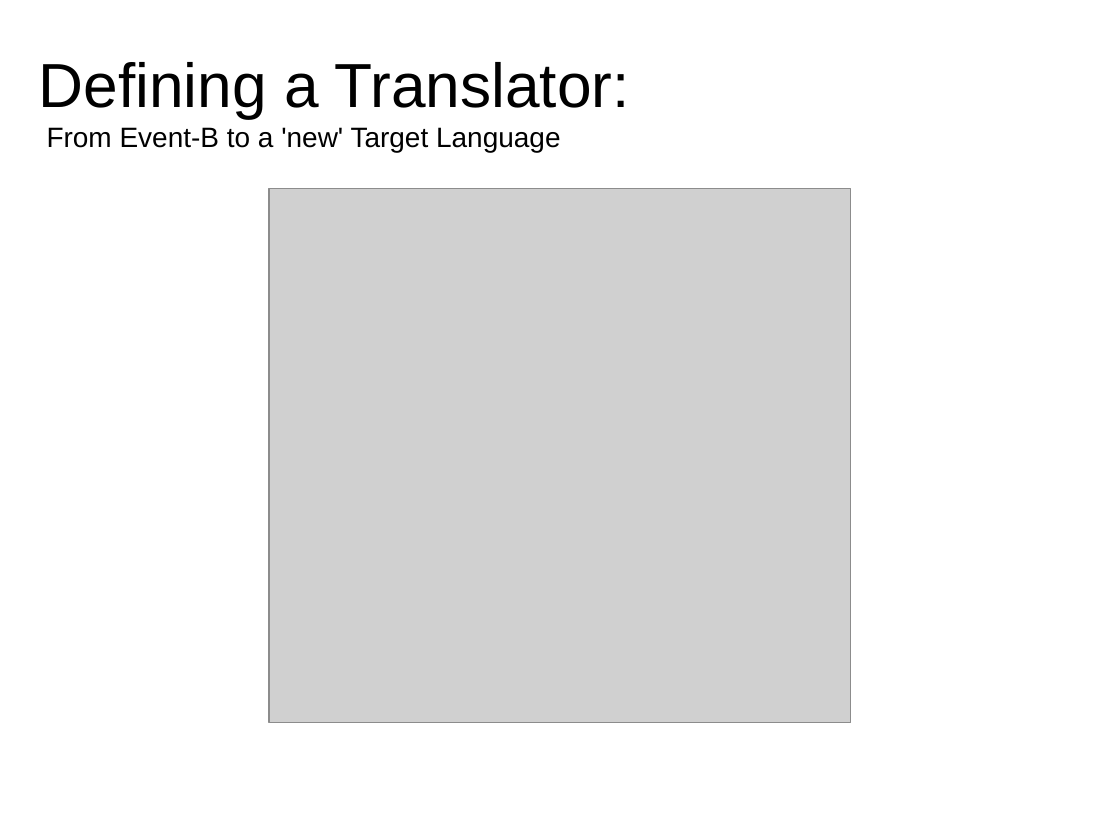
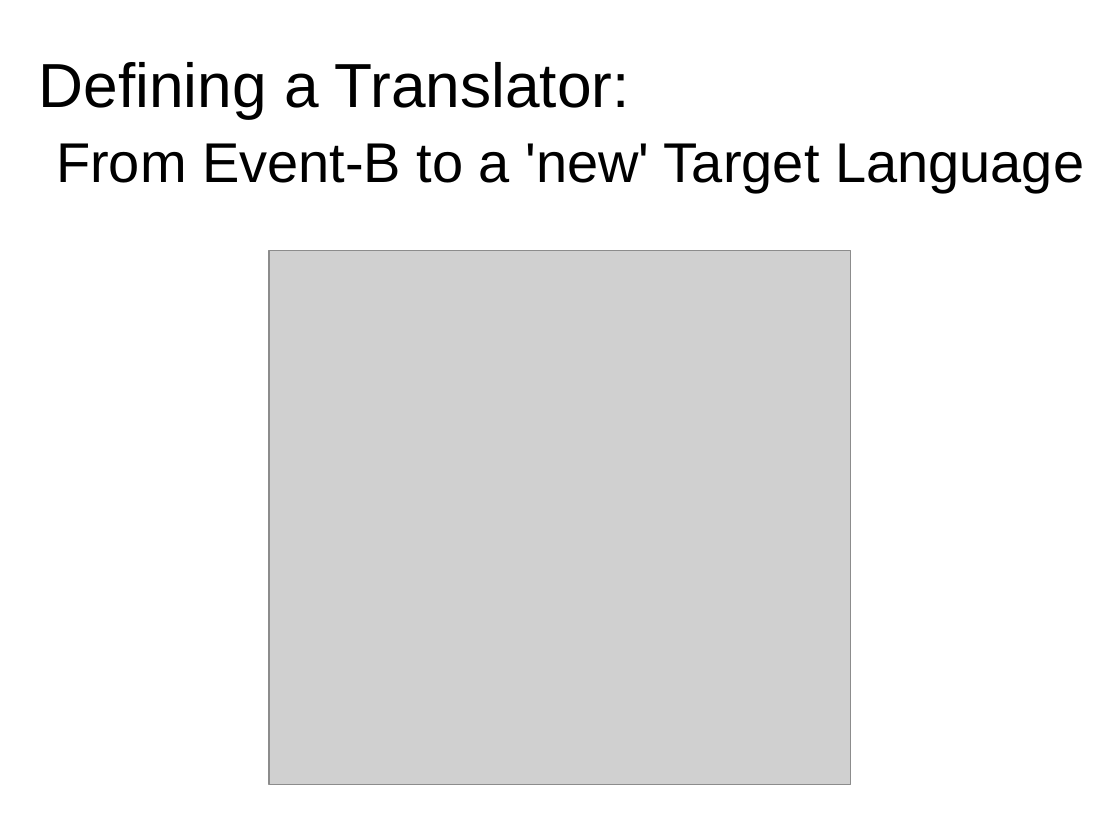
Before and after one commit to weetmuts/rodin-b-sharp-iUML_B_Utils, a slide deck: slide 23 of work/store/comp3011/AndysCourseMaterials/Mar2014/ProgrammingForSCSSession2.pptx. Drawn at 1120x840 pixels with LibreOffice and Linux fonts; fonts in the diff are those of the drawing; grey boxes stand for pictures; background and template pictures are left out. Boxes give left, top, right and bottom in pixels: in the first picture for what was removed or moved away, otherwise in the second. Text is boxed around its words. In the diff, an @@ line names an element or a change of style, - is before the commit and + after.

```diff
--- a/work/store/comp3011/AndysCourseMaterials/Mar2014/ProgrammingForSCSSession2.pptx
+++ b/work/store/comp3011/AndysCourseMaterials/Mar2014/ProgrammingForSCSSession2.pptx
@@ text at (56,143,1084,192): size 18 to 36 pt in "From Event-B to a 'new' Target Language" @@
@@ picture: place and size @@
-picture at (269,188,850,722)
+picture at (269,251,850,785)
```
Also in this commit, not shown: 2 other slides changed.
